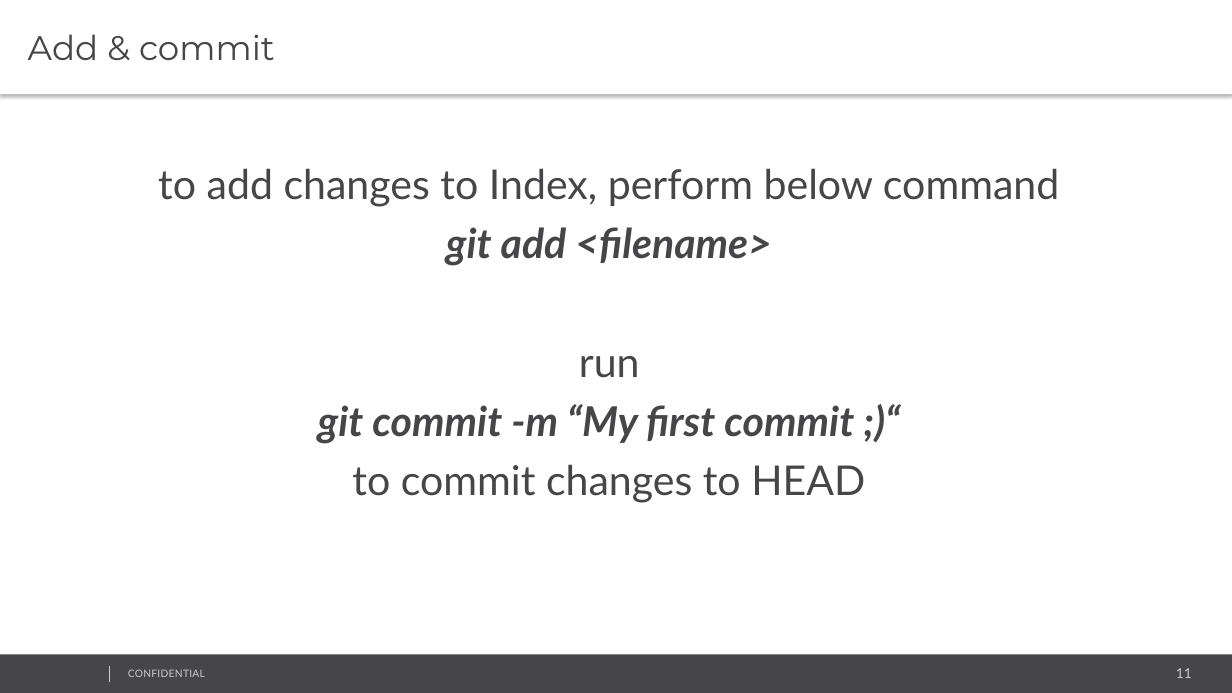
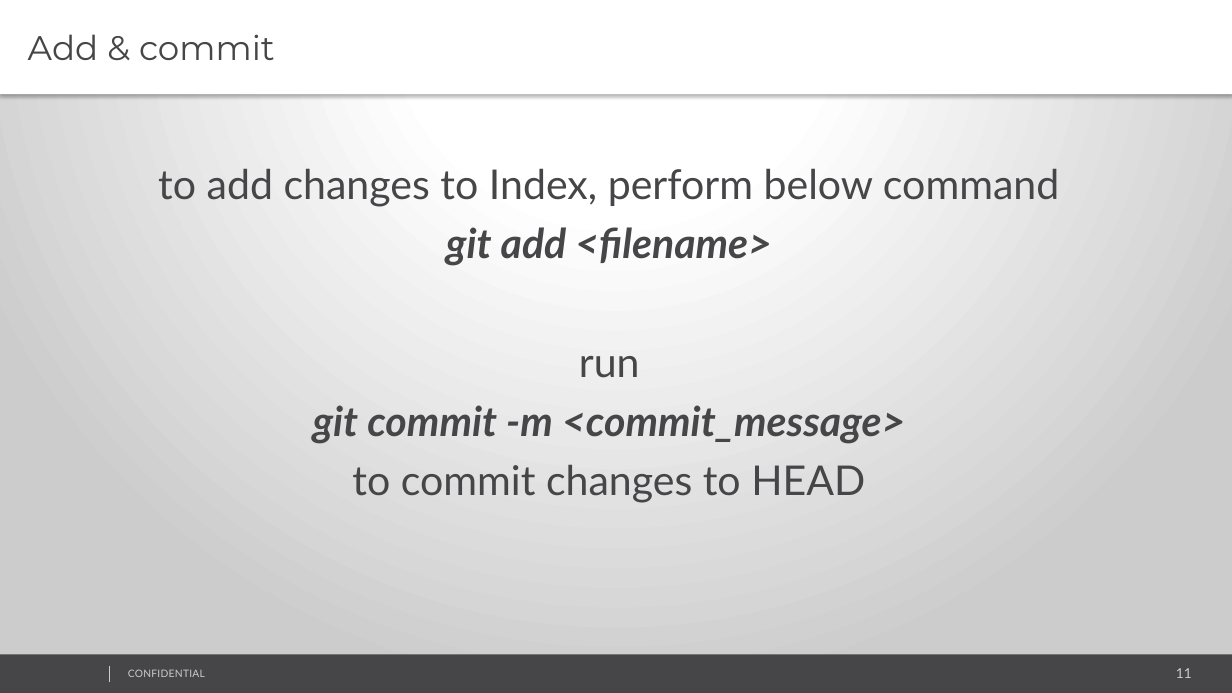
Before and after one commit to TaniaSheva/Igel, a slide deck: slide 11 of part1.pptx. Drawn at 1232x693 pixels with LibreOffice and Linux fonts; fonts in the diff are those of the drawing; background and template pictures are left out. Boxes give left, top, right and bottom in pixels: in the first picture for what was removed or moved away, otherwise in the second. Text is boxed around its words. In the diff, an @@ line names an element or a change of style, - is before the commit and + after.

Commit message:
Changed style for presentation

```diff
--- a/part1.pptx
+++ b/part1.pptx
@@ background #FFFFFF to gradient #FFFFFF to #CCCCCC @@
@@ text at <box>313,405,905,444</box>: text changed @@
-git commit -m “My first commit ;)“
+git commit -m <commit_message>
```
Also in this commit, not shown: 12 other slides changed.
